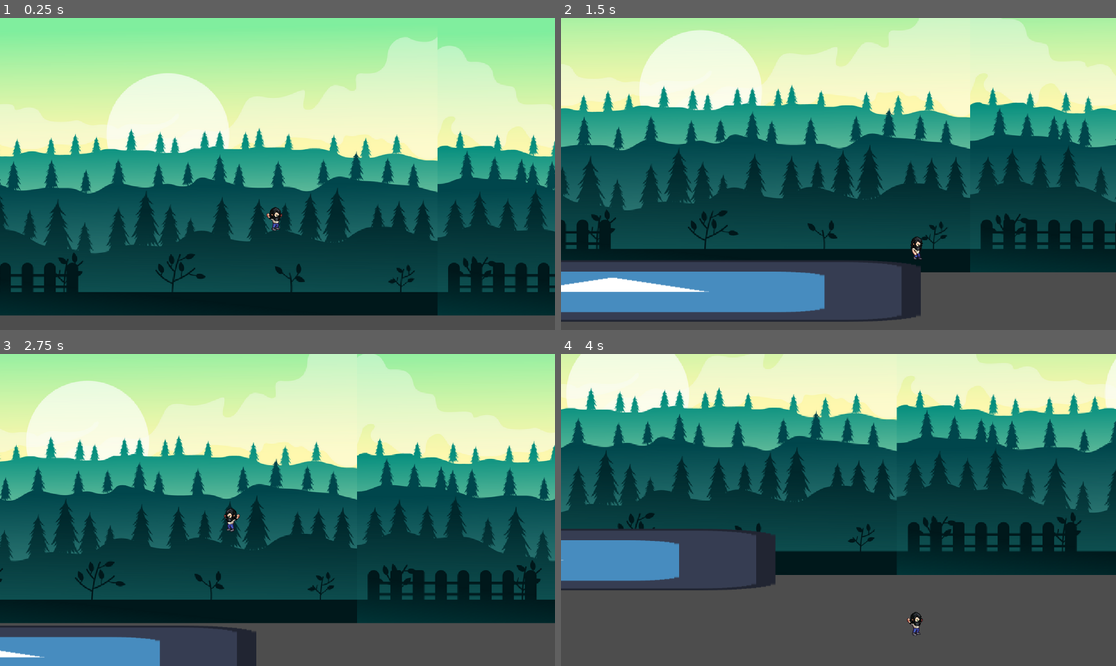
Above: before the commit, frames 1-4 (two rows, left to right).
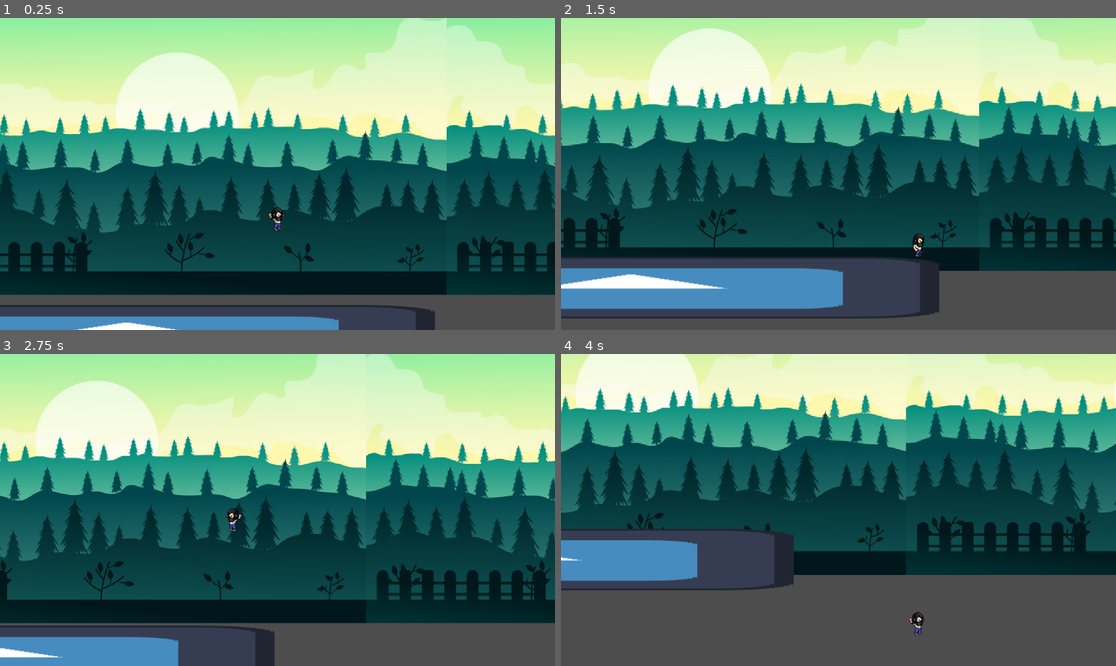
Above: after the commit, the same moments.

Repository: Narrop/Jame-Gam-17
Game: Godot game, scene res://Scenes/Levels/Level1.tscn
The game is run twice, just before and just after one commit, with the same random seed, the same clock (stepped at 60 frames per second) and the same inputs. The engine's default icon, where the game draws it, is replaced by a stand-in: a white triangle on a blue panel in a dark square.
Inputs:
- Up to frame 1 (0.25 s): no input
- Up to frame 2 (1.5 s): tap Enter (ui_accept) at 0.5, 0.77 s; hold Right (ui_right) from 0.53 s (still down)
- Up to frame 3 (2.75 s): tap Enter (ui_accept) at 1.52 s; release Right (ui_right) at 2.03 s; hold Left (ui_left) from 2.03 s (still down)
- Up to frame 4 (4 s): release Left (ui_left) at 2.78 s; hold Right (ui_right) from 2.78 s (still down); tap Enter (ui_accept) at 3.02, 3.77 s

The runs differ from the first frame. In frame 1, 59% of the frame differs, in the area x 0-100%, y 0-100%; in frame 2, 23%; in frame 3, 19%; in frame 4, 18%.

Commit message:
removed the print to debug

Diff:
--- a/Scenes/Actors/Player.gd
+++ b/Scenes/Actors/Player.gd
@@ -16,8 +16,6 @@
 
 
 
-	# Add the gravity.
-
 
 	# Handle Jump.
 	if Input.is_action_just_pressed("ui_accept") and is_on_floor():
@@ -26,7 +24,7 @@
 	# Get the input direction and handle the movement/deceleration.
 	# As good practice, you should replace UI actions with custom gameplay actions.
 	var direction = Input.get_axis("ui_left", "ui_right")
-	print(direction)
+
 	if direction < 0:
 		sprite.play("Walking")
 		sprite.flip_h = true
@@ -36,6 +34,8 @@
 	elif is_on_floor() and direction == 0:
 		sprite.play("Idle")
 
+
+	# Add the gravity.
 	if not is_on_floor():
 		velocity.y += gravity * delta
 		sprite.play("Jumping")
--- a/Scenes/Levels/Level1.tscn
+++ b/Scenes/Levels/Level1.tscn
@@ -40,11 +40,11 @@
 position = Vector2(128, 78)
 
 [node name="Player" parent="." instance=ExtResource("3_2htcg")]
-position = Vector2(943, 272)
+position = Vector2(909, 358)
 metadata/_edit_group_ = true
 
 [node name="Camera2D" type="Camera2D" parent="Player"]
-position = Vector2(4, -75)
+position = Vector2(0, -75)
 position_smoothing_enabled = true
 drag_horizontal_enabled = true
 drag_vertical_enabled = true
